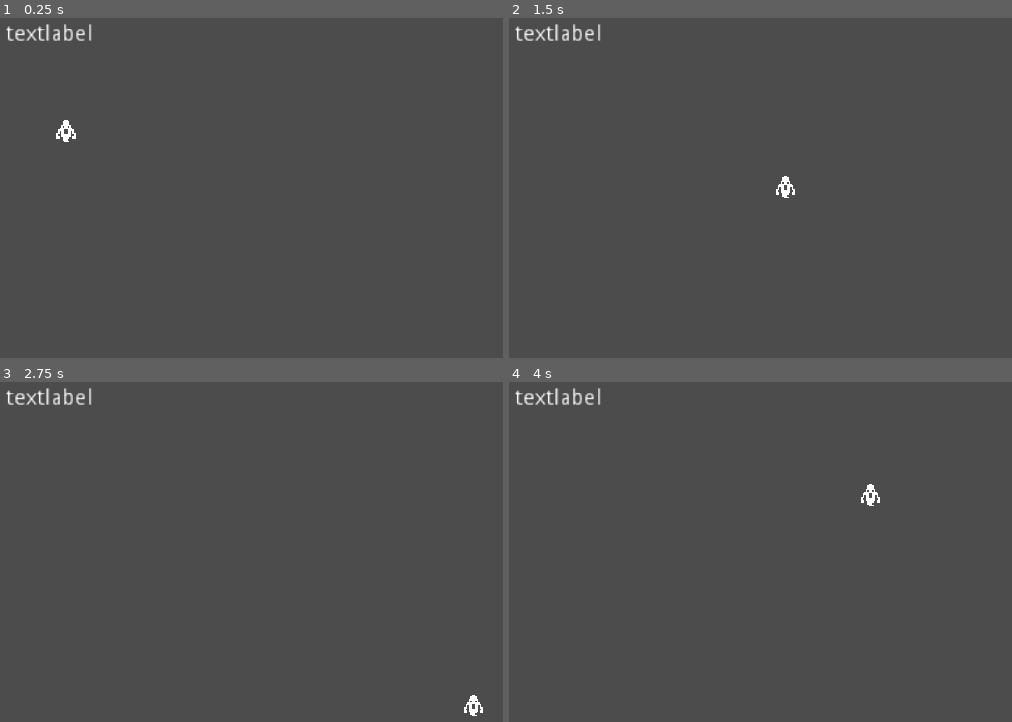
Above: before the commit, frames 1-4 (two rows, left to right).
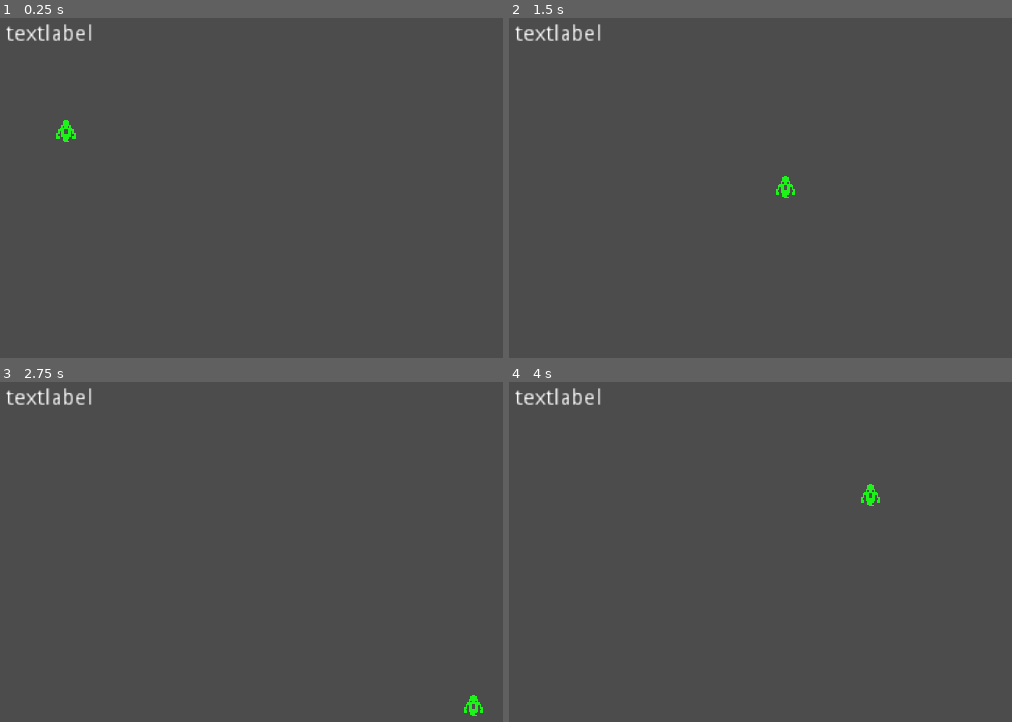
Above: after the commit, the same moments.

Repository: skarnl/miziziz-game-jam-2020
Game: Godot game, scene res://screens/splash.tscn
Same seed, same stepped clock (60 frames per second), same inputs: the game is played once before the commit and once after it.
Inputs (mouse positions are in pixels of both pictures, inside the frame that each line leads up to):
- Up to frame 1 (0.25 s): no input
- Up to frame 2 (1.5 s): tap Enter at 0.5 s; move the mouse to (outside the picture) at 0.52 s; hold Right (ui_right) 0.53-1.28 s; move the mouse to (735, 266) at 1.27 s; hold Down (ui_down) from 1.28 s (still down)
- Up to frame 3 (2.75 s): move the mouse to (467, 504) at 2.02 s; release Down (ui_down) at 2.03 s; hold Right (ui_right) from 2.03 s (still down)
- Up to frame 4 (4 s): move the mouse to (856, 701) at 2.77 s; release Right (ui_right) at 2.78 s; hold Up (ui_up) 2.78-3.53 s; tap Space at 3.5 s; move the mouse to (outside the picture) at 3.52 s; hold Left (ui_left) from 3.53 s (still down)

The runs differ from the first frame. In frame 1, 0.1% of the frame differs, in the area x 11-16%, y 30-37%; in frame 2, 0.1%; in frame 3, 0.1%; in frame 4, 0.1%.

Commit message:
Make ghost green

Diff:
--- a/entities/ghost.tscn
+++ b/entities/ghost.tscn
@@ -7,6 +7,7 @@
 script = ExtResource( 2 )
 
 [node name="Sprite" type="Sprite" parent="."]
+modulate = Color( 0.117647, 0.952941, 0.101961, 1 )
 texture = ExtResource( 1 )
 region_enabled = true
 region_rect = Rect2( 440, 100, 20, 20 )
Not shown, added: assets/sounds/sfx/Ghost_out_bottle.wav.import
